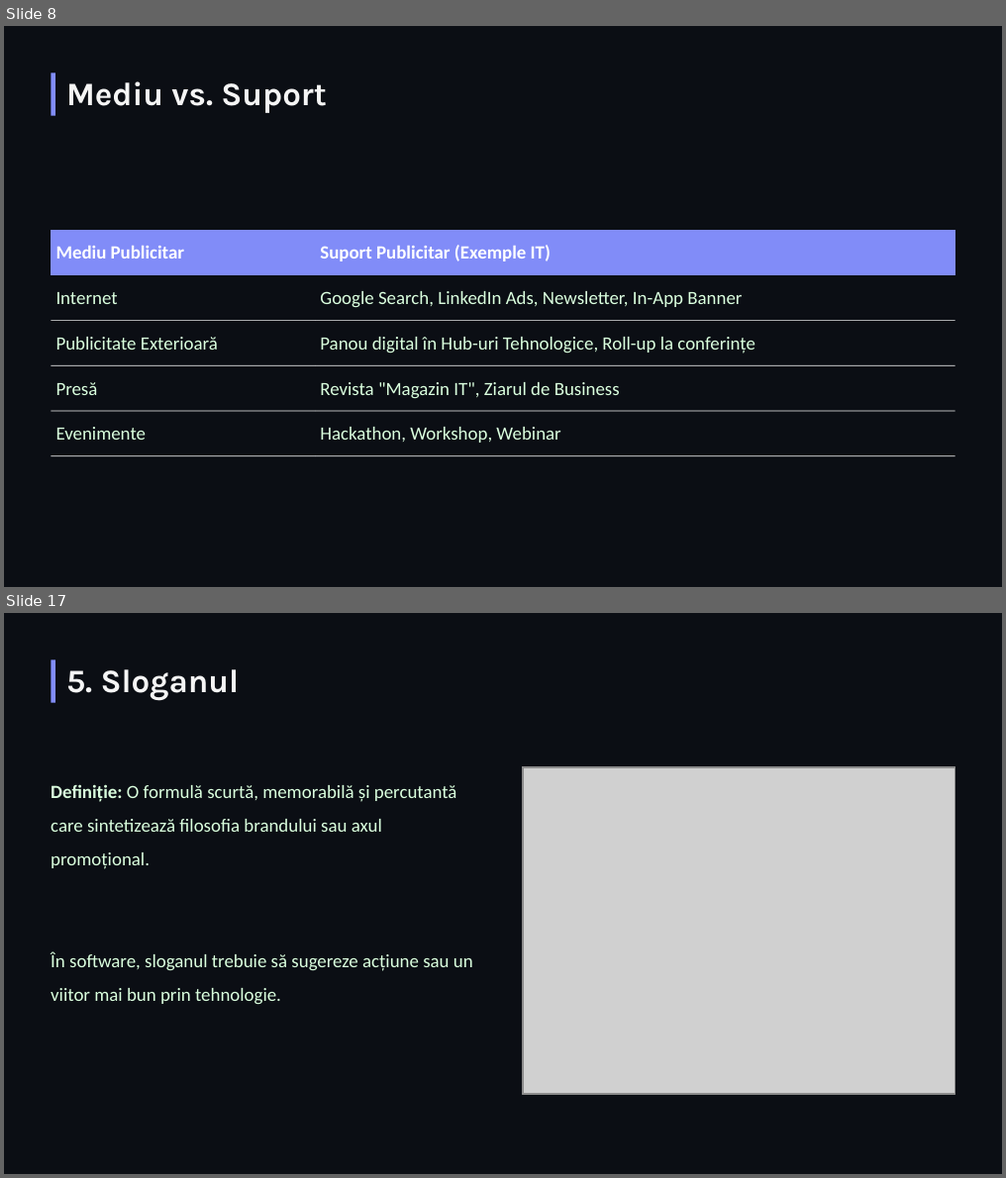
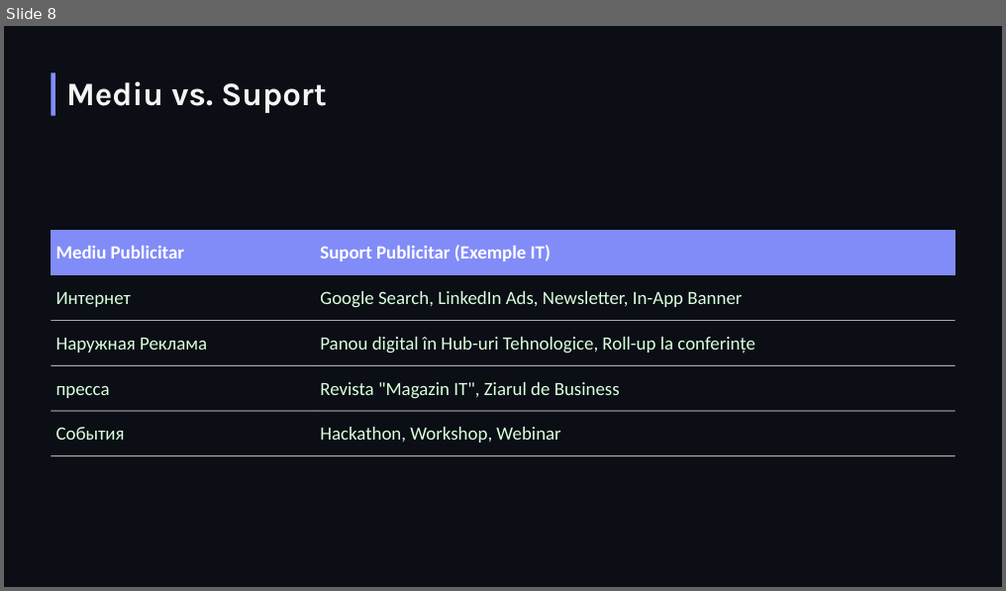
Before and after one commit to Cazacu-Condrat-Dumitru/LucruBackup1, a slide deck: PromovareSoftwareLesson4.pptx. Shown one above the other, each under a label of ours: slides 8 and 17 before the commit, slide 8 after it; the slides between them are not shown. The pictures are 1006x1178 and 1006x591 pixels, drawn with LibreOffice and Linux fonts; fonts in the diff are those of the drawing; grey boxes stand for pictures; background and template pictures are left out. Boxes give left, top, right and bottom in pixels: in the first picture for what was removed or moved away, otherwise in the second. Text is boxed around its words. In the diff, an @@ line names an element or a change of style, - is before the commit and + after.

```diff
--- a/PromovareSoftwareLesson4.pptx
+++ b/PromovareSoftwareLesson4.pptx
@@ slide 17 removed at <box>4,613,1002,1174</box>, background picture (left out) @@
@@ rectangle removed at <box>51,660,54,702</box> @@
@@ text removed at <box>66,669,240,700</box> @@
-5. Sloganul
@@ text removed at <box>51,784,457,869</box> @@
-Definiție: O formulă scurtă, memorabilă și percutantă care sintetizează filosofia brandului sau axul promoțional.
@@ picture removed at <box>523,767,955,1095</box> @@
@@ picture removed at <box>524,768,954,1093</box> @@
@@ text removed at <box>51,952,473,1005</box> @@
-În software, sloganul trebuie să sugereze acțiune sau un viitor mai bun prin tehnologie.
@@ slide 8 changed as well @@
@@ table at <box>51,230,954,458</box> @@
-row 2, column 1: Internet
+row 2, column 1: Интернет
-row 3, column 1: Publicitate Exterioară
+row 3, column 1: Наружная Реклама
-row 4, column 1: Presă
+row 4, column 1: пресса
-row 5, column 1: Evenimente
+row 5, column 1: События
```
Also in this commit, not shown: 14 other slides changed, 13 slides added, 12 other slides removed.
